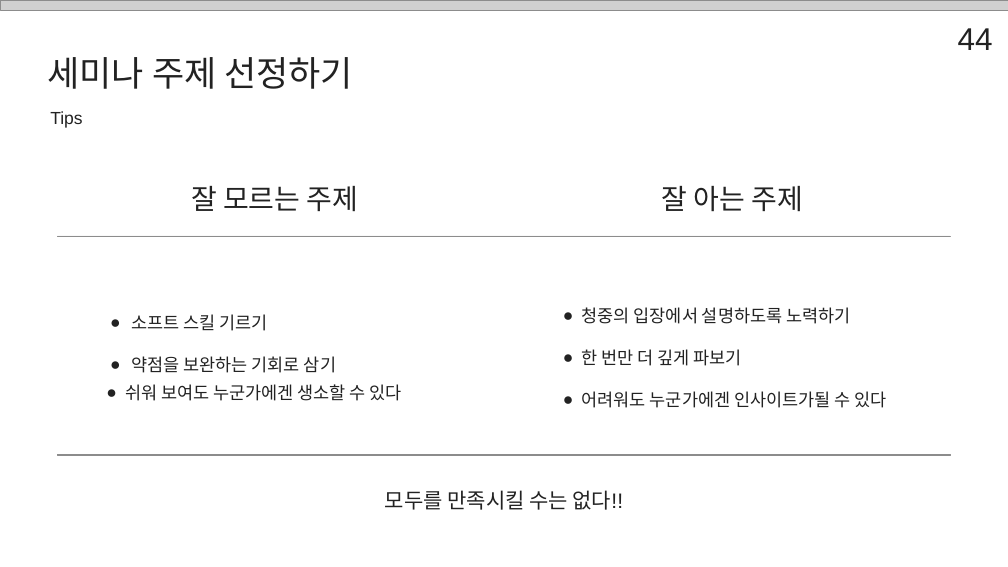
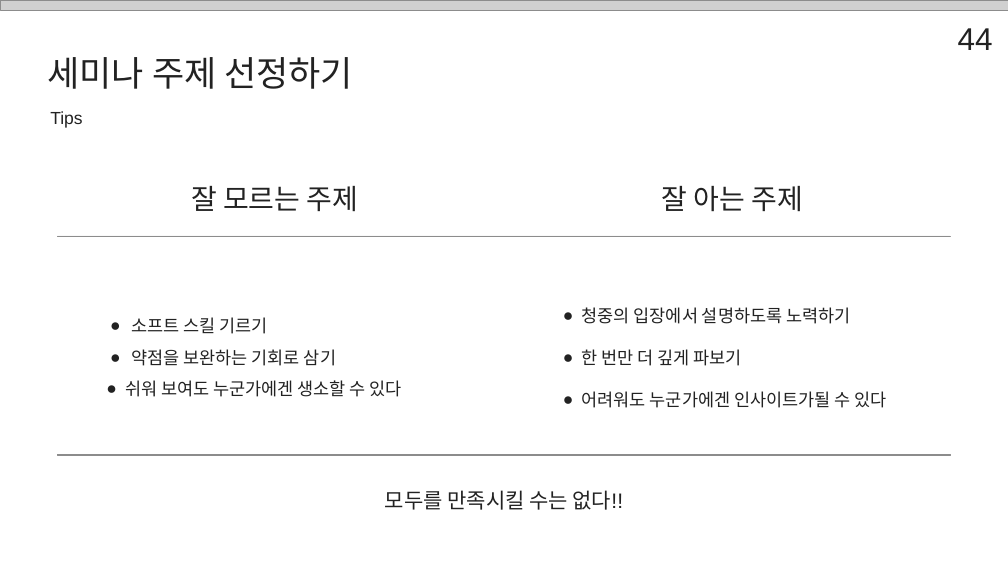
Before and after one commit to SSAFY-Seoul-Class-7/SSAFY_14th_Seminar, a slide deck: slide 44 of 송현우/Shortest_path_송현우.pptx. Drawn at 1008x567 pixels with LibreOffice and Linux fonts; fonts in the diff are those of the drawing; grey boxes stand for pictures; background and template pictures are left out. Boxes give left, top, right and bottom in pixels: in the first picture for what was removed or moved away, otherwise in the second. Text is boxed around its words. In the diff, an @@ line names an element or a change of style, - is before the commit and + after.

```diff
--- a/송현우/Shortest_path_송현우.pptx
+++ b/송현우/Shortest_path_송현우.pptx
@@ text at (125, 349, 402, 397): line spacing 2 to 1.5; line spacing 1.33 to 1.5 @@
```
Also in this commit, not shown: 9 other slides changed.
